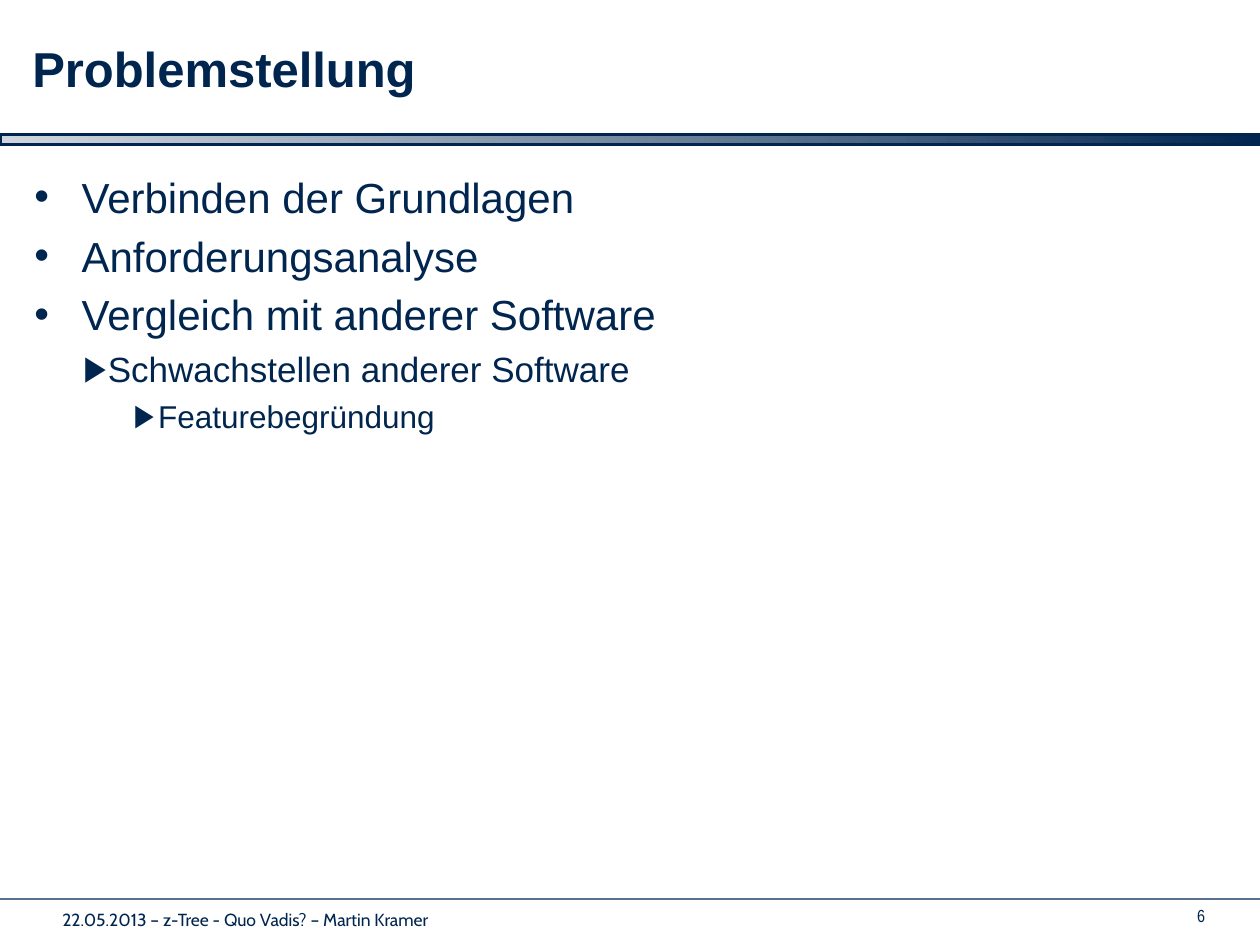
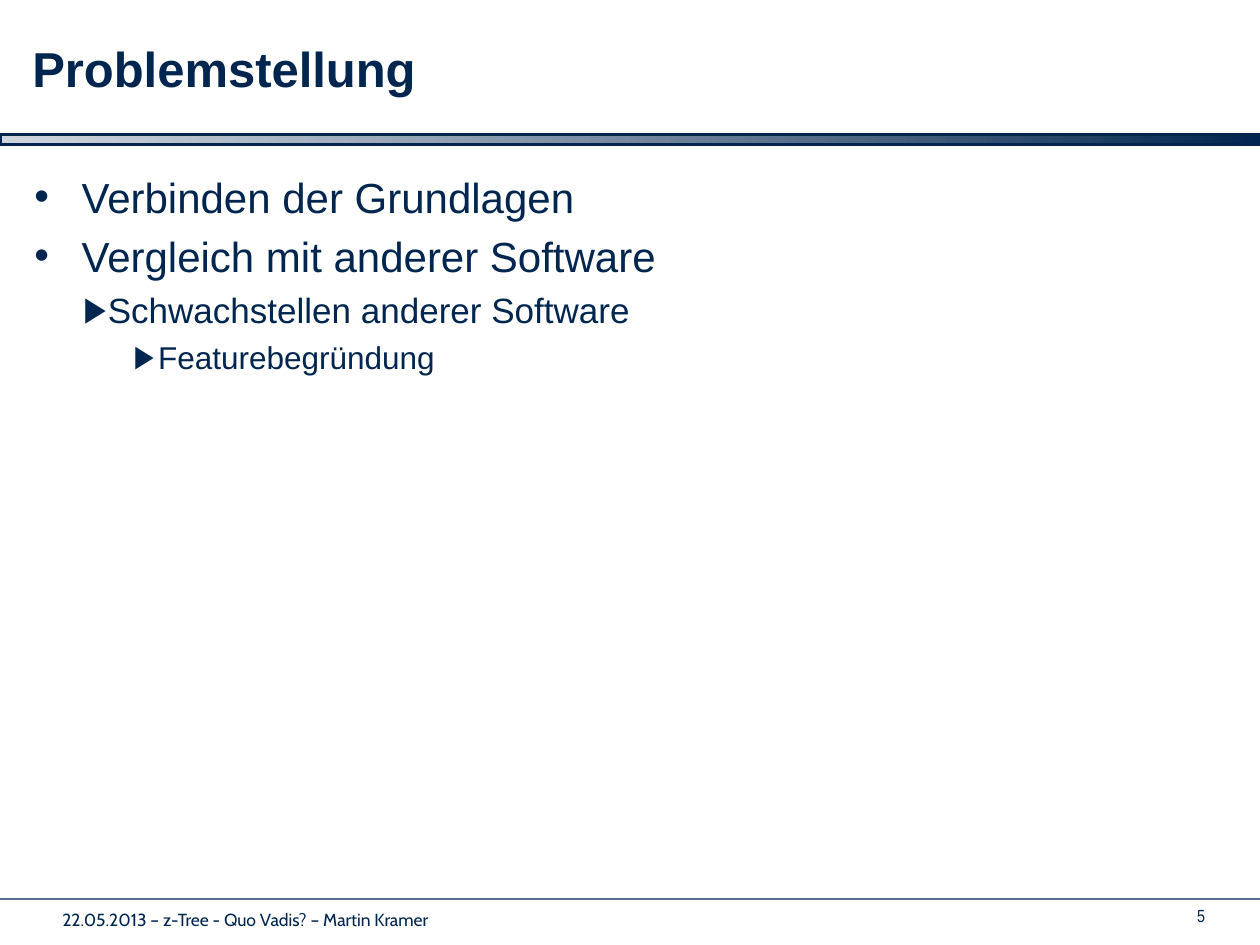
Before and after one commit to shockwavemk/pace, a slide deck: slide 5 of PaceClient/Dokumente/Vorstellung/Masterarbeit_MK.pptx (slide 6 before the commit). Drawn at 1260x945 pixels with LibreOffice and Linux fonts; fonts in the diff are those of the drawing; background and template pictures are left out. Boxes give left, top, right and bottom in pixels: in the first picture for what was removed or moved away, otherwise in the second. Text is boxed around its words. In the diff, an @@ line names an element or a change of style, - is before the commit and + after.

```diff
--- a/PaceClient/Dokumente/Vorstellung/Masterarbeit_MK.pptx
+++ b/PaceClient/Dokumente/Vorstellung/Masterarbeit_MK.pptx
@@ text at <box>82,241,479,280</box>: paragraph removed @@
-• Anforderungsanalyse
```
Also in this commit, not shown: 5 other slides changed, 1 slide removed.
